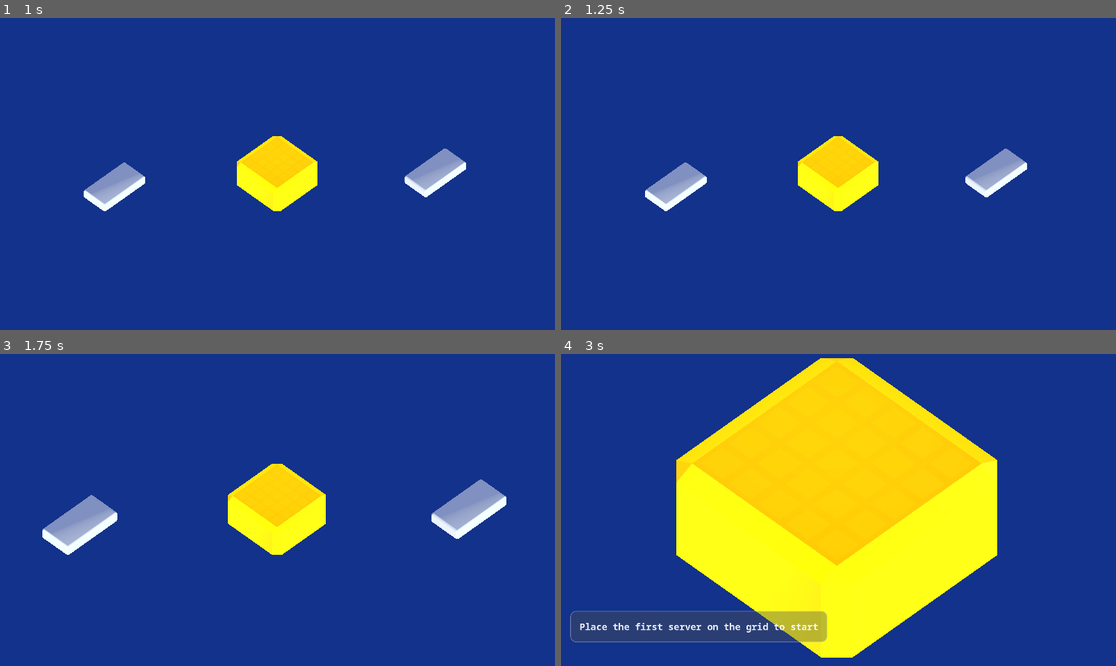
Above: before the commit, frames 1-4 (two rows, left to right).
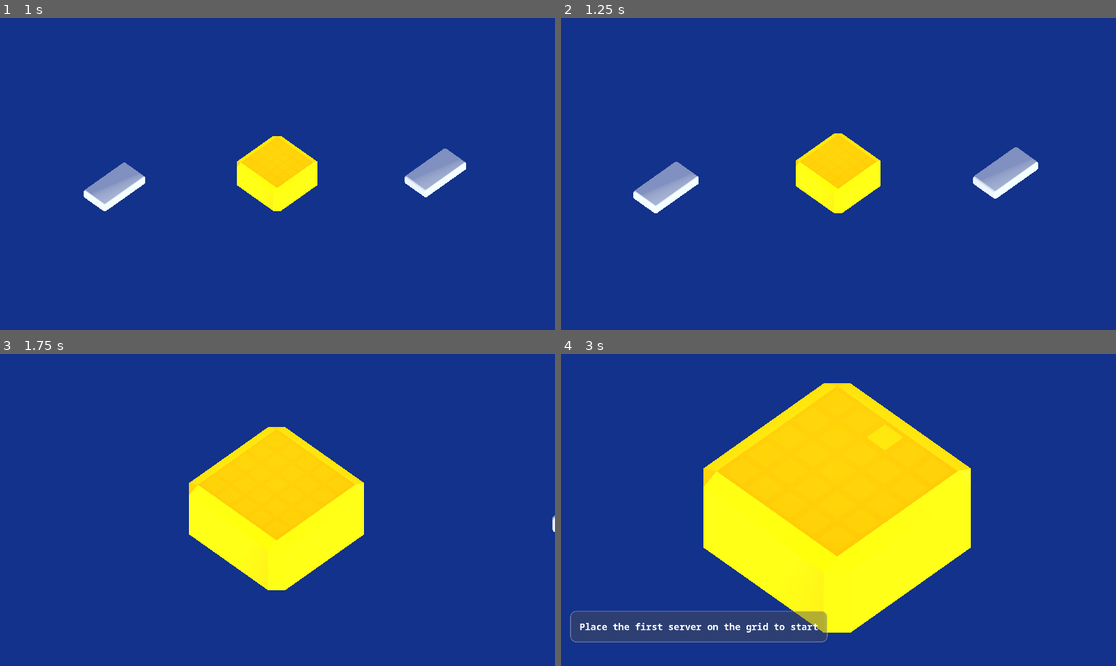
Above: after the commit, the same moments.

Repository: maroun-baydoun/will-it-scale
Game: Godot game, scene res://gui/title-screen.tscn
Two runs of this game, one before a commit and one after it. Both use one fixed random seed, a clock stepped at 60 frames per second and the inputs below.
Inputs (mouse positions are in pixels of both pictures, inside the frame that each line leads up to):
- Up to frame 1 (1 s): click "Start" at 0.5 s
- Up to frame 2 (1.25 s): no input
- Up to frame 3 (1.75 s): move the mouse to (399, 494) at 1.27 s; hold Mouse wheel up (zoom_in) from 1.28 s (still down); click (399, 494) at 1.42 s
- Up to frame 4 (3 s): move the mouse to (727, 525) at 2.02 s; release Mouse wheel up (zoom_in) at 2.03 s; tap Mouse wheel down (zoom_out) at 2.1 s; click (727, 525) at 2.17 s; move the mouse to (894, 441) at 2.77 s; hold Mouse wheel up (zoom_in) from 2.78 s (still down); click (894, 441) at 2.92 s

Frame 1 is identical in both runs. In frame 2, 1.8% of the frame differs, in the area x 13-86%, y 36-63%; in frame 3, 11%; in frame 4, 13%, in the area x 20-79%, y 1-98%.

Commit message:
Change volumetric fog colour as user frustration grows

Diff:
--- a/scripts/camera-controller.gd
+++ b/scripts/camera-controller.gd
@@ -47,7 +47,7 @@
 	get_tree().create_tween().tween_property(self, "rotation_degrees:y", rotation_degrees.y + 45, 0.2)
 
 func enter() -> Signal :
-	var tween := get_tree().create_tween()
+	var tween := get_tree().create_tween().set_trans(Tween.TRANS_SINE)
 	tween.tween_property(camera, "size", DEFAULT_CAMERA_SIZE, 1)
 
 	return tween.finished
--- a/scripts/main.gd
+++ b/scripts/main.gd
@@ -20,6 +20,9 @@
 @onready var response_time_manager := %ReponseTimeManager
 
 @onready var server_scene: PackedScene = load("res://scenes/server.tscn")
+
+@onready var word_environment: WorldEnvironment = $WorldEnvironment
+@onready var word_environment_initial_r: float = word_environment.environment.volumetric_fog_albedo.r
 
 var has_placed_first_server : bool = false
 
@@ -50,7 +53,7 @@
 
 		index+=1
 
-	await get_tree().create_timer(1).timeout
+	await get_tree().create_timer(0.5).timeout
 	await camera_controller.enter()
 
 	for grid_cell in grid_cells:
@@ -173,9 +176,19 @@
 	finance_manager.remove_funds(amount)
 
 func _on_user_user_frustration_increased(amount: float) -> void:
+	if user_frustration_manager.user_frustration > user_frustration_manager.MAX_USER_FRUSTRATION / 2.0:
+		word_environment.environment.volumetric_fog_albedo.r = min(1.0, word_environment.environment.volumetric_fog_albedo.r + 0.1)
+	else:
+		word_environment.environment.volumetric_fog_albedo.r = word_environment_initial_r
+
 	progress_bars.user_frustration = user_frustration_manager.user_frustration
 
 func _on_user_frustration_decreased(amount: float) -> void:
+	if user_frustration_manager.user_frustration > user_frustration_manager.MAX_USER_FRUSTRATION / 2.0:
+		word_environment.environment.volumetric_fog_albedo.r = max(word_environment_initial_r, word_environment.environment.volumetric_fog_albedo.r - 0.05)
+	else:
+		word_environment.environment.volumetric_fog_albedo.r = word_environment_initial_r
+
 	progress_bars.user_frustration = user_frustration_manager.user_frustration
 
 func _on_user_frustration_max_reached() -> void:
--- a/scripts/managers/user-frustration-manager.gd
+++ b/scripts/managers/user-frustration-manager.gd
@@ -35,11 +35,13 @@
 
 func increase(amount: float) -> void:
 	user_frustration += amount
+	user_frustration = min(user_frustration, MAX_USER_FRUSTRATION)
 	user_frustration_increased.emit(amount)
 
 
 func decrease(amount: float) -> void:
 	user_frustration -= amount
+	user_frustration = max(user_frustration, 0.0)
 	user_frustration_decreased.emit(amount)
 
 
@@ -49,7 +51,7 @@
 	if user_frustration_growth_direction == USER_FRUSTRATION_GROWTH_DIRECTION.INCREASE and user_frustration < MAX_USER_FRUSTRATION:
 		increase(USER_FRUSTRATION_DELTA + weighted_delta)
 
-	if user_frustration_growth_direction == USER_FRUSTRATION_GROWTH_DIRECTION.DECREASE and user_frustration >= USER_FRUSTRATION_DELTA - weighted_delta:
+	if user_frustration_growth_direction == USER_FRUSTRATION_GROWTH_DIRECTION.DECREASE and user_frustration > 0:
 		decrease(USER_FRUSTRATION_DELTA - weighted_delta)
 
 	if user_frustration >= MAX_USER_FRUSTRATION:
